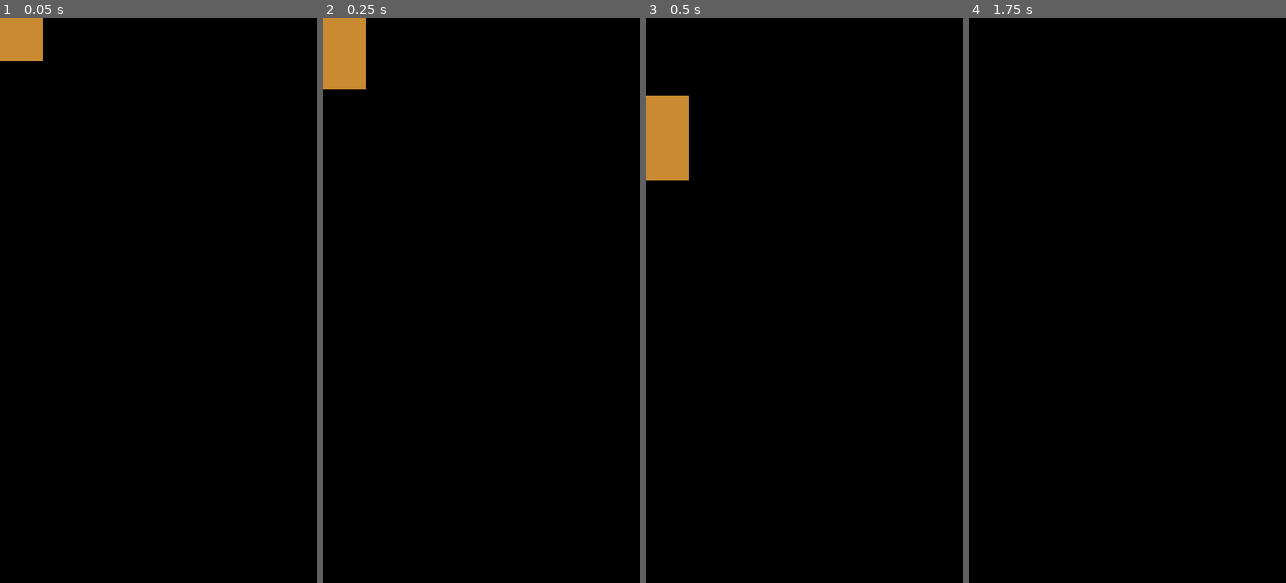
Above: before the commit, frames 1-4 (left to right).
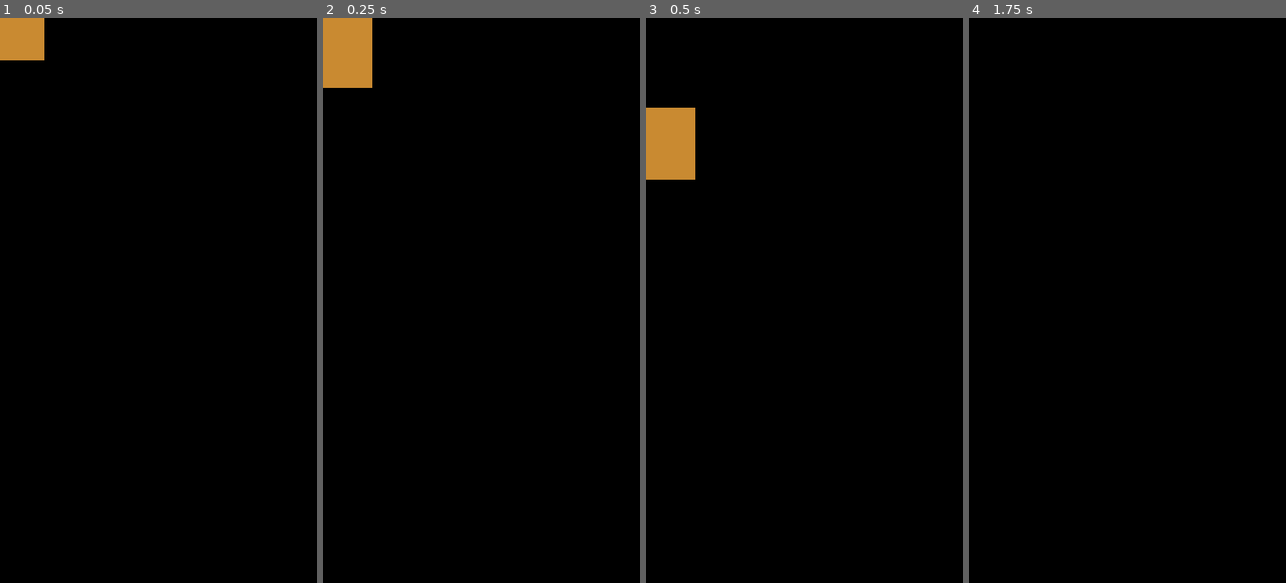
Above: after the commit, the same moments.

Repository: tomas7770/RunJump
Game: Godot game, scene res://scenes/OrangePlayer/OrangePlayer.tscn
The game is run twice, just before and just after one commit, with the same random seed, the same clock (stepped at 60 frames per second) and the same inputs. This scene is started directly instead of the project's main scene.
Inputs (mouse positions are in pixels of both pictures, inside the frame that each line leads up to):
- Up to frame 1 (0.05 s): no input
- Up to frame 2 (0.25 s): no input
- Up to frame 3 (0.5 s): no input
- Up to frame 4 (1.75 s): move the mouse to (1197, 272) at 0.52 s; click (1197, 272) at 0.67 s; move the mouse to (1064, 328) at 1.27 s; click (1064, 328) at 1.42 s

The runs differ from the first frame. In frame 1, less than 0.1% of the frame differs, in the area x 0-14%, y 0-8%; in frame 2, 0.3%; in frame 3, 0.6%, in the area x 0-16%, y 13-29%; in frame 4, nothing differs.

Commit message:
Add jumping and falling animations
...except for Blue character

Diff:
--- /dev/null
+++ b/animations/Player/FallAnim.tres
@@ -0,0 +1,43 @@
+[gd_resource type="Animation" format=2]
+
+[resource]
+resource_name = "FallAnim"
+length = 0.4
+tracks/0/type = "value"
+tracks/0/path = NodePath("Sprite:scale")
+tracks/0/interp = 2
+tracks/0/loop_wrap = true
+tracks/0/imported = false
+tracks/0/enabled = true
+tracks/0/keys = {
+"times": PoolRealArray( 0, 0.3, 0.4 ),
+"transitions": PoolRealArray( 0.6, 1, 1 ),
+"update": 0,
+"values": [ Vector2( 2, 2 ), Vector2( 2.3, 1.7 ), Vector2( 2, 2 ) ]
+}
+tracks/1/type = "value"
+tracks/1/path = NodePath("Sprite:offset")
+tracks/1/interp = 2
+tracks/1/loop_wrap = true
+tracks/1/imported = false
+tracks/1/enabled = true
+tracks/1/keys = {
+"times": PoolRealArray( 0, 0.3, 0.4 ),
+"transitions": PoolRealArray( 1, 1, 1 ),
+"update": 0,
+"values": [ Vector2( 0, 0 ), Vector2( 0, 5 ), Vector2( 0, 0 ) ]
+}
+tracks/2/type = "method"
+tracks/2/path = NodePath(".")
+tracks/2/interp = 1
+tracks/2/loop_wrap = true
+tracks/2/imported = false
+tracks/2/enabled = true
+tracks/2/keys = {
+"times": PoolRealArray( 0.3 ),
+"transitions": PoolRealArray( 1 ),
+"values": [ {
+"args": [  ],
+"method": "_on_jumpanim_low_reached"
+} ]
+}
--- /dev/null
+++ b/animations/Player/JumpAnim.tres
@@ -0,0 +1,46 @@
+[gd_resource type="Animation" format=2]
+
+[resource]
+resource_name = "JumpAnim"
+length = 0.7
+tracks/0/type = "value"
+tracks/0/path = NodePath("Sprite:scale")
+tracks/0/interp = 2
+tracks/0/loop_wrap = true
+tracks/0/imported = false
+tracks/0/enabled = true
+tracks/0/keys = {
+"times": PoolRealArray( 0, 0.3, 0.6, 0.7 ),
+"transitions": PoolRealArray( 0.6, 1, 1, 1 ),
+"update": 0,
+"values": [ Vector2( 2, 2 ), Vector2( 1.7, 2.3 ), Vector2( 2.3, 1.7 ), Vector2( 2, 2 ) ]
+}
+tracks/1/type = "value"
+tracks/1/path = NodePath("Sprite:offset")
+tracks/1/interp = 2
+tracks/1/loop_wrap = true
+tracks/1/imported = false
+tracks/1/enabled = true
+tracks/1/keys = {
+"times": PoolRealArray( 0, 0.3, 0.6, 0.7 ),
+"transitions": PoolRealArray( 1, 1, 1, 1 ),
+"update": 0,
+"values": [ Vector2( 0, 0 ), Vector2( 0, 0 ), Vector2( 0, 5 ), Vector2( 0, 0 ) ]
+}
+tracks/2/type = "method"
+tracks/2/path = NodePath(".")
+tracks/2/interp = 1
+tracks/2/loop_wrap = true
+tracks/2/imported = false
+tracks/2/enabled = true
+tracks/2/keys = {
+"times": PoolRealArray( 0.3, 0.6 ),
+"transitions": PoolRealArray( 1, 1 ),
+"values": [ {
+"args": [  ],
+"method": "_on_jumpanim_high_reached"
+}, {
+"args": [  ],
+"method": "_on_jumpanim_low_reached"
+} ]
+}
--- a/scenes/GreenPlayer/GreenPlayer.gd
+++ b/scenes/GreenPlayer/GreenPlayer.gd
@@ -1,18 +1,32 @@
 extends Node2D
 class_name GreenPlayer
+
+enum JUMP_ANIM_STATE {FREE, HIGH_WAIT, LOW_WAIT}
 
 var gravity = 2000
 var jump_velocity = 1200
 var stop_jump_factor = 0.35
 var velocity = Vector2()
 var canJump = false
+var has_jumped = false
+var has_dropped_off = false
 var prevposition: Vector2
 var bodyposition setget _set_body_position, _get_body_position
 onready var body = $Body
+onready var anim_player = $AnimationPlayer
+var jump_anim_state = JUMP_ANIM_STATE.FREE
 
 # Called when the node enters the scene tree for the first time.
 func _ready():
 	prevposition = body.position
+	_load_animations()
+
+func _load_animations():
+	# Load animations for player classes based on this one
+	var jump_anim = load("res://animations/Player/JumpAnim.tres")
+	var fall_anim = load("res://animations/Player/FallAnim.tres")
+	anim_player.add_animation("JumpAnim", jump_anim)
+	anim_player.add_animation("FallAnim", fall_anim)
 
 func _process(_delta):
 	if GlobalVariables.interpolation:
@@ -26,9 +40,24 @@
 	velocity.y += delta * gravity
 	velocity = body.move_and_slide(velocity,Vector2(0,-1))
 	if velocity:
+		# On air
 		canJump = false
+		if velocity.y > 0 and !has_jumped:
+			if !has_dropped_off:
+				jump_anim_state = JUMP_ANIM_STATE.FREE
+				anim_player.play("FallAnim")
+			has_dropped_off = true
+		if velocity.y > 0 and jump_anim_state == JUMP_ANIM_STATE.HIGH_WAIT:
+			jump_anim_state = JUMP_ANIM_STATE.FREE
+			anim_player.play()
 	else:
+		# On floor
 		canJump = true
+		has_jumped = false
+		has_dropped_off = false
+		if jump_anim_state == JUMP_ANIM_STATE.LOW_WAIT:
+			jump_anim_state = JUMP_ANIM_STATE.FREE
+			anim_player.play()
 
 # Called every frame. 'delta' is the elapsed time since the previous frame.
 func _physics_process(delta):
@@ -36,6 +65,9 @@
 
 func _on_jump_start():
 	velocity.y -= jump_velocity
+	has_jumped = true
+	anim_player.stop()
+	anim_player.play("JumpAnim")
 	if !(GlobalVariables.sound_mute):
 		if GlobalVariables.sound_shift:
 			$JumpSound.set_pitch_scale(rand_range(2.0/3.0,1.5))
@@ -62,3 +94,15 @@
 
 func reset_interpolation():
 	prevposition = body.position
+
+# Animation freezes at a certain keyframe while jumping
+func _on_jumpanim_high_reached():
+	if velocity.y < 0:
+		anim_player.stop(false)
+		jump_anim_state = JUMP_ANIM_STATE.HIGH_WAIT
+
+# Animation freezes at a certain keyframe while falling
+func _on_jumpanim_low_reached():
+	if velocity.y > 0:
+		anim_player.stop(false)
+		jump_anim_state = JUMP_ANIM_STATE.LOW_WAIT
--- a/scenes/GreenPlayer/GreenPlayer.tscn
+++ b/scenes/GreenPlayer/GreenPlayer.tscn
@@ -1,7 +1,9 @@
-[gd_scene load_steps=6 format=2]
+[gd_scene load_steps=8 format=2]
 
 [ext_resource path="res://scenes/GreenPlayer/GreenPlayer.gd" type="Script" id=1]
 [ext_resource path="res://sounds/jump.wav" type="AudioStream" id=2]
+[ext_resource path="res://animations/Player/JumpAnim.tres" type="Animation" id=3]
+[ext_resource path="res://animations/Player/FallAnim.tres" type="Animation" id=4]
 
 [sub_resource type="RectangleShape2D" id=3]
 extents = Vector2( 64, 64 )
@@ -41,3 +43,7 @@
 
 [node name="JumpSound" type="AudioStreamPlayer" parent="."]
 stream = ExtResource( 2 )
+
+[node name="AnimationPlayer" type="AnimationPlayer" parent="."]
+anims/FallAnim = ExtResource( 4 )
+anims/JumpAnim = ExtResource( 3 )
--- a/scenes/OrangePlayer/OrangePlayer.tscn
+++ b/scenes/OrangePlayer/OrangePlayer.tscn
@@ -41,3 +41,5 @@
 
 [node name="JumpSound" type="AudioStreamPlayer" parent="."]
 stream = ExtResource( 2 )
+
+[node name="AnimationPlayer" type="AnimationPlayer" parent="."]
--- a/scenes/RedPlayer/RedPlayer.tscn
+++ b/scenes/RedPlayer/RedPlayer.tscn
@@ -41,3 +41,5 @@
 
 [node name="JumpSound" type="AudioStreamPlayer" parent="."]
 stream = ExtResource( 2 )
+
+[node name="AnimationPlayer" type="AnimationPlayer" parent="."]
